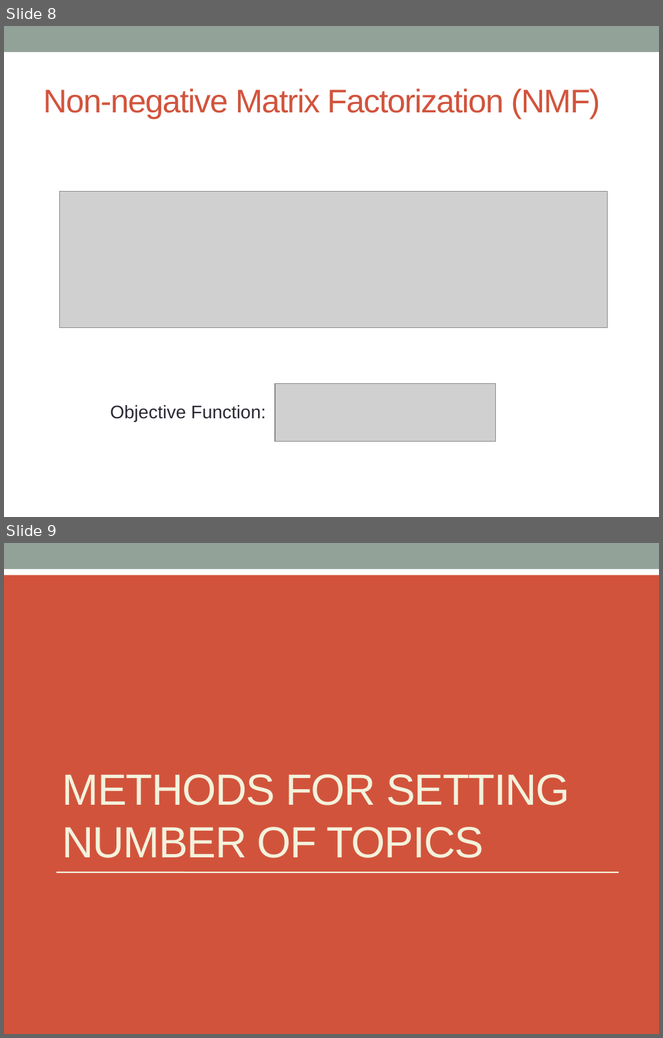
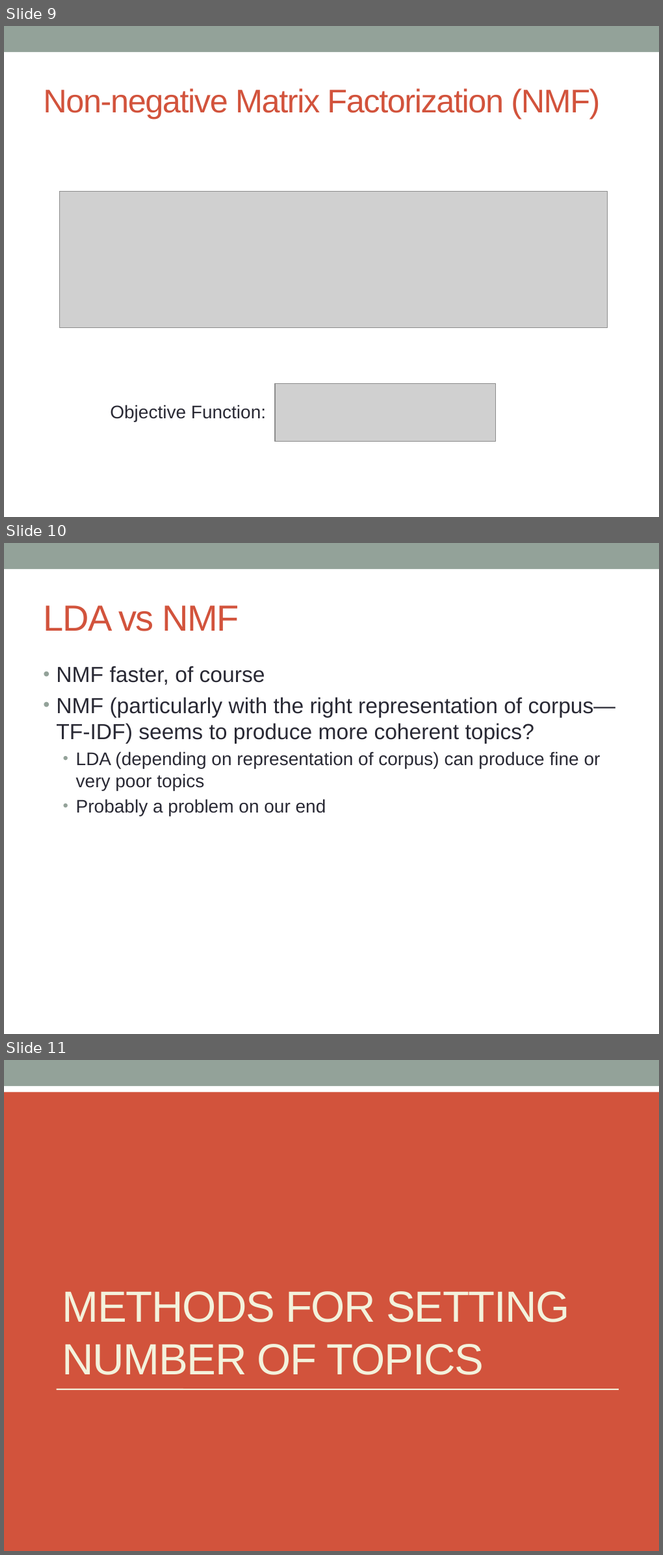
Before and after one commit to markheimann/Bayesian-ML, a slide deck: BMML_Presentation.pptx. Shown one above the other, each under a label of ours: slides 8 and 9 before the commit, slides 9, 10 and 11 after it. The pictures are 663x1038 and 663x1555 pixels, drawn with LibreOffice and Linux fonts; fonts in the diff are those of the drawing; grey boxes stand for pictures. Boxes give left, top, right and bottom in pixels: in the first picture for what was removed or moved away, otherwise in the second. Text is boxed around its words. In the diff, an @@ line names an element or a change of style, - is before the commit and + after.

```diff
--- a/BMML_Presentation.pptx
+++ b/BMML_Presentation.pptx
@@ slide 10 added at <box>4,543,659,1034</box>, background #FFFFFF; not listed: 1 template element that a slide beside it also shows @@
@@ title added at <box>43,605,239,631</box>, 40 pt, text #D2533C @@
+LDA vs NMF
@@ text added at <box>56,666,616,816</box>, 24 pt, text #292934 @@
+• NMF faster, of course
+• NMF (particularly with the right representation of corpus—TF-IDF) seems to produce more coherent topics?
+  • LDA (depending on representation of corpus) can produce fine or very poor topics
+  • Probably a problem on our end
@@ what was slide 8 is now slide 9 @@
@@ what was slide 9 is now slide 11 @@
```
Also in this commit, not shown: 3 slides changed, 2 other slides added, 2 slides removed.
